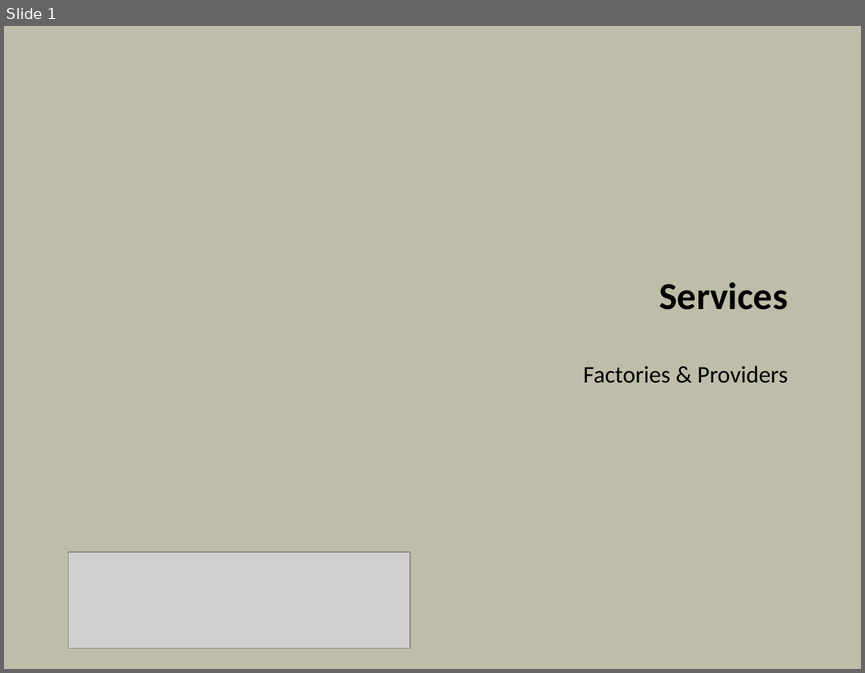
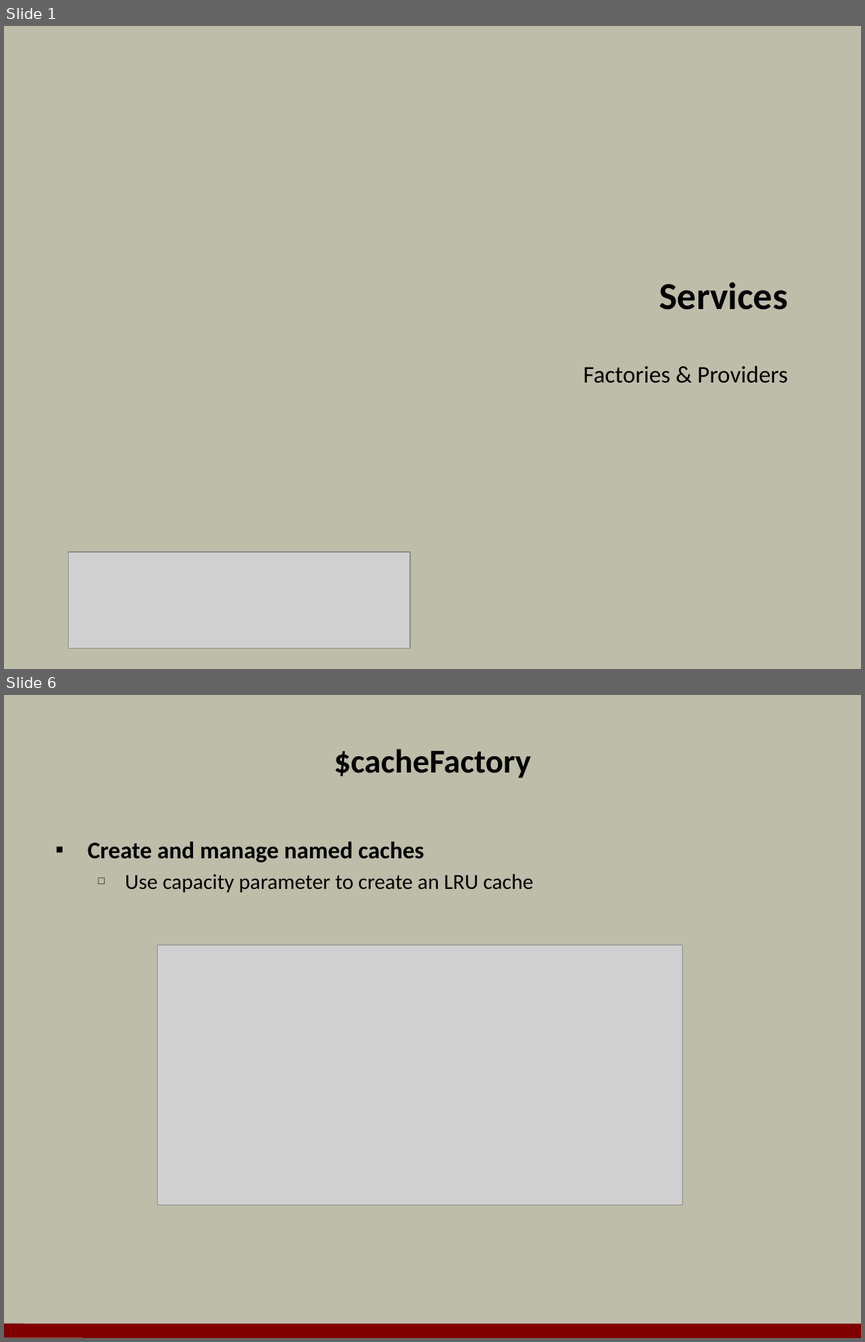
Before and after one commit to OdeToCode/classes, a slide deck: angularjs/slides/04_Services.pptx. Shown one above the other, each under a label of ours: slide 1 before the commit, slides 1 and 6 after it; the slides between them are not shown. The pictures are 865x673 and 865x1342 pixels, drawn with LibreOffice and Linux fonts; fonts in the diff are those of the drawing; grey boxes stand for pictures; background and template pictures are left out. Boxes give left, top, right and bottom in pixels: in the first picture for what was removed or moved away, otherwise in the second. Text is boxed around its words. In the diff, an @@ line names an element or a change of style, - is before the commit and + after.

```diff
--- a/angularjs/slides/04_Services.pptx
+++ b/angularjs/slides/04_Services.pptx
@@ slide 6 added at [4,695,861,1338], background #BDBDA9 @@
@@ title added at [334,749,531,778], 28 pt, text #000000, bold @@
+$cacheFactory
@@ text added at [88,841,534,892], 18 pt, text #000000 @@
+▪ Create and manage named caches
+  □ Use capacity parameter to create an LRU cache
@@ picture added at [158,945,682,1205] @@
@@ line added from (4, 1330) to (861, 1331), #800000 12 pt @@
```
Also in this commit, not shown: 15 slides changed, 4 other slides added, 7 slides removed, 36 other files.
